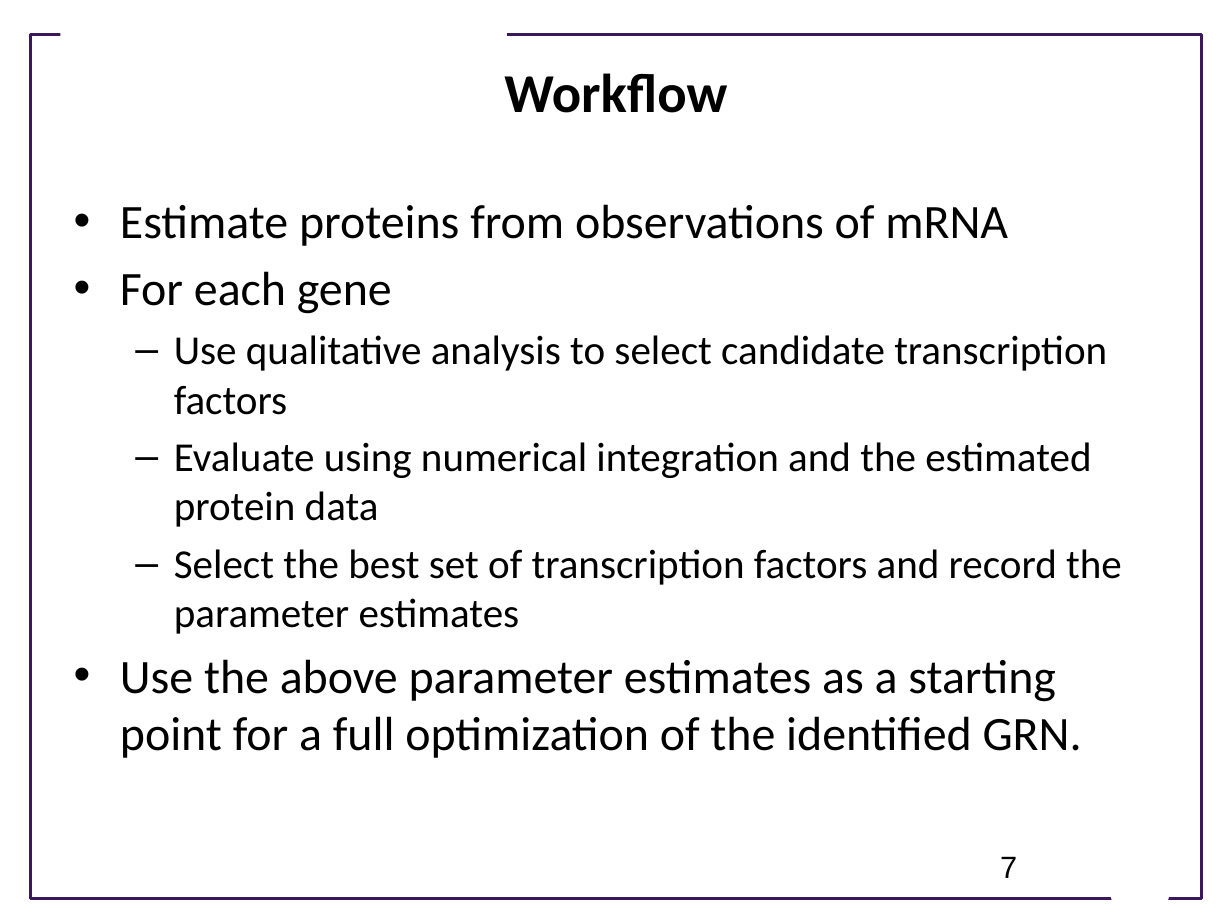
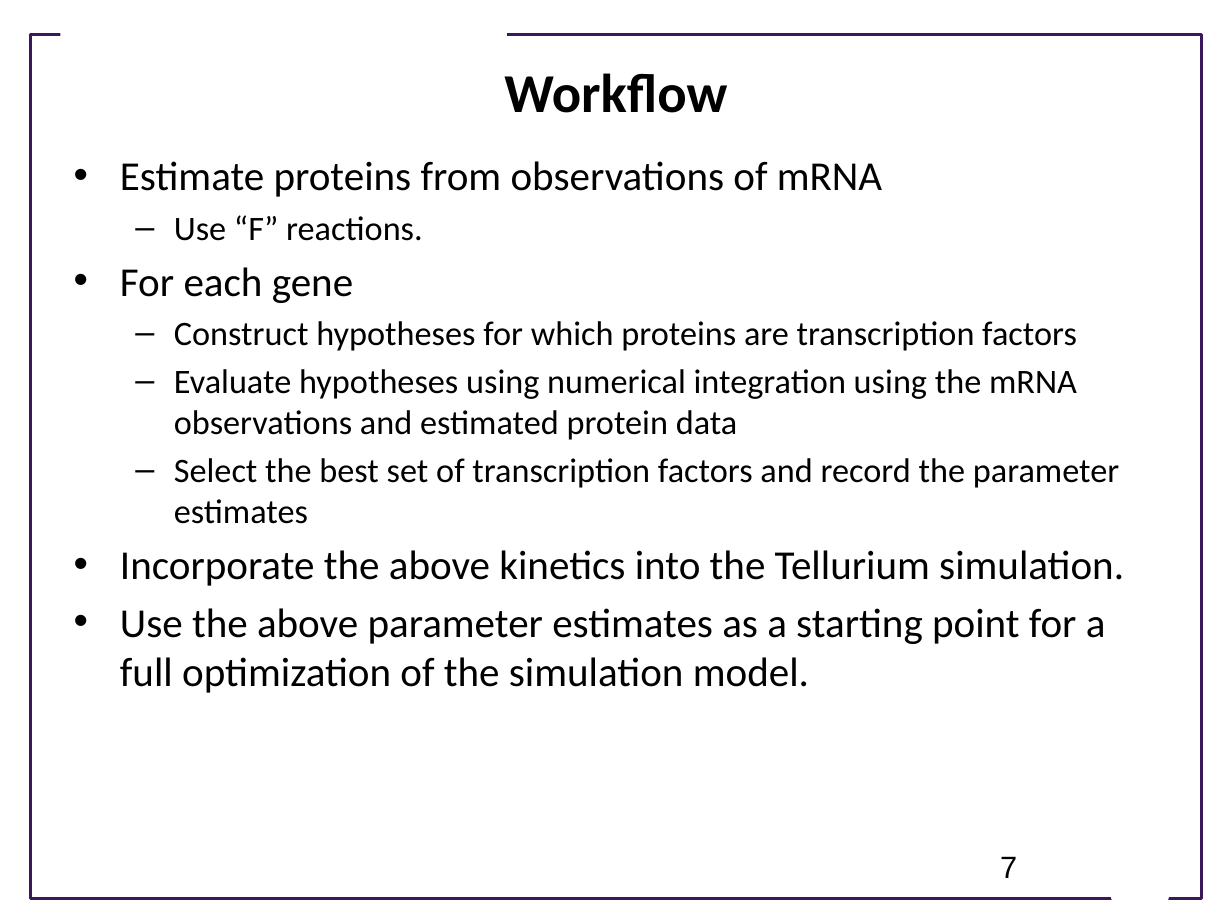
Before and after one commit to ModelEngineering/advancing-biomedical-models, a slide deck: slide 7 of ModelingGame/Summary of Approach to Modeling Game.pptx. Drawn at 1232x924 pixels with LibreOffice and Linux fonts; fonts in the diff are those of the drawing; background and template pictures are left out. Boxes give left, top, right and bottom in pixels: in the first picture for what was removed or moved away, otherwise in the second. Text is boxed around its words. In the diff, an @@ line names an element or a change of style, - is before the commit and + after.

Commit message:
Updated slides

```diff
--- a/ModelingGame/Summary of Approach to Modeling Game.pptx
+++ b/ModelingGame/Summary of Approach to Modeling Game.pptx
@@ text "Estimate proteins from observations of ...": place and size @@
-text "Estimate proteins from observations of ..." at bbox=[120, 204, 1122, 758]
+text "Estimate proteins from observations of ..." at bbox=[120, 161, 1124, 693]
@@ text at bbox=[120, 161, 1119, 524]: size 28 to 24 pt in "Estimate proteins from observations of mRNA", "For each gene"; size 24 to 20 pt in "Select the best set of transcription factors ..." @@
@@ text at bbox=[174, 215, 423, 241]: paragraph added @@
+  – Use “F” reactions.
@@ text at bbox=[174, 321, 1077, 440]: text changed; size 24 to 20 pt @@
-  – Use qualitative analysis to select candidate transcription factors
-  – Evaluate using numerical integration and the estimated protein data
+  – Construct hypotheses for which proteins are transcription factors
+  – Evaluate hypotheses using numerical integration using the mRNA observations and estimated protein data
@@ text at bbox=[120, 550, 1124, 693]: text changed; size 28 to 24 pt @@
-• Use the above parameter estimates as a starting point for a full optimization of the identified GRN.
+• Incorporate the above kinetics into the Tellurium simulation.
+• Use the above parameter estimates as a starting point for a full optimization of the simulation model.
```
Also in this commit, not shown: 4 other slides changed, 6 slides added, 3 slides removed.
